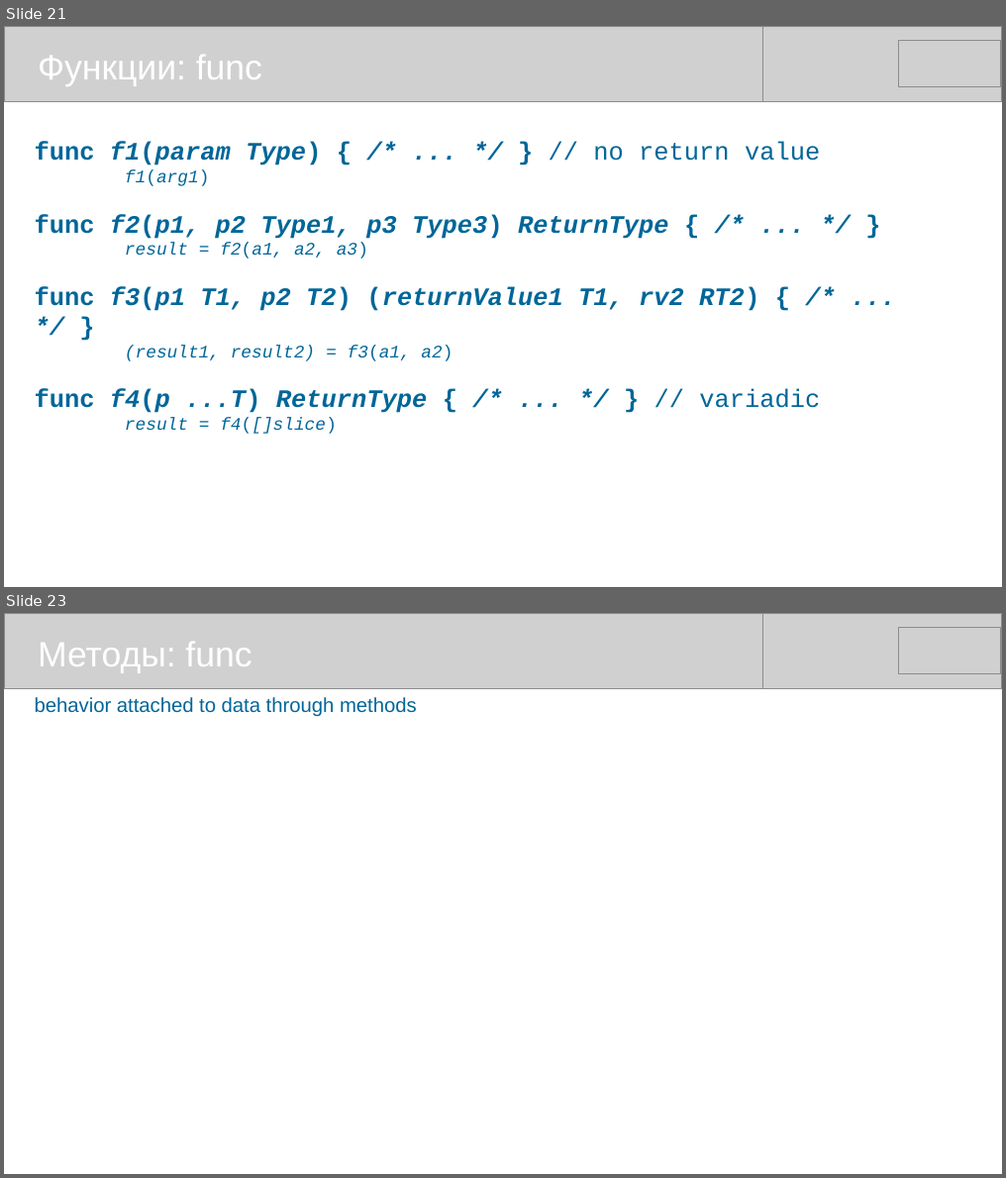
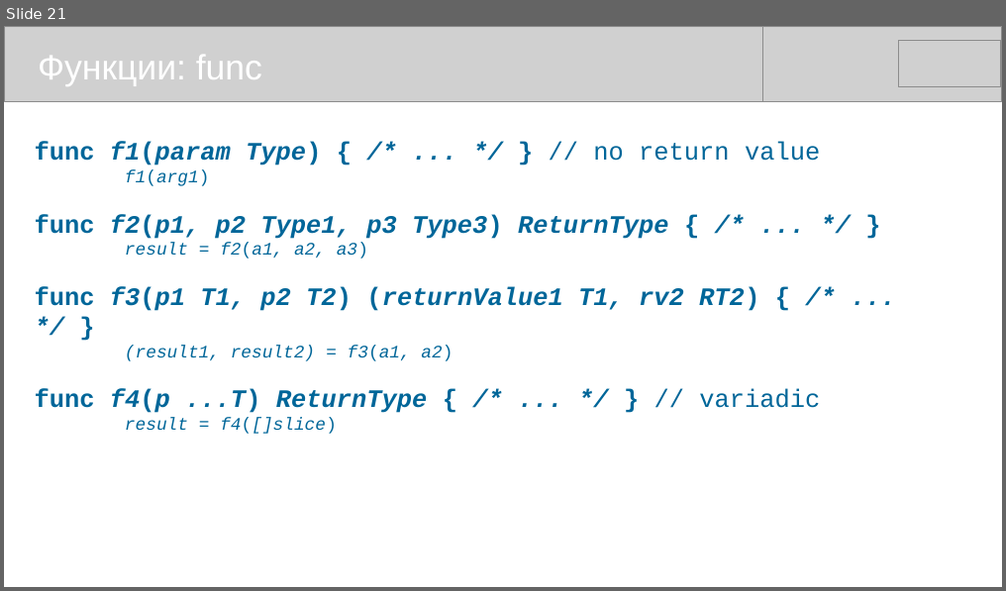
Before and after one commit to mike-shock/Go_language, a slide deck: Go_Review.odp. Shown one above the other, each under a label of ours: slides 21 and 23 before the commit, slide 21 after it; the slides between them are not shown. The pictures are 1006x1178 and 1006x591 pixels, drawn with LibreOffice and Linux fonts; fonts in the diff are those of the drawing; grey boxes stand for pictures. Boxes give left, top, right and bottom in pixels: in the first picture for what was removed or moved away, otherwise in the second. Text is boxed around its words. In the diff, an @@ line names an element or a change of style, - is before the commit and + after.

```diff
--- a/Go_Review.odp
+++ b/Go_Review.odp
@@ slide 23 removed at box(4, 613, 1002, 1174), background #FFFFFF @@
@@ picture removed at box(4, 613, 763, 688) @@
@@ text removed at box(38, 642, 252, 673) @@
-Методы: func
@@ picture removed at box(243, 613, 1002, 688) @@
@@ picture removed at box(899, 628, 1001, 674) @@
@@ text removed at box(35, 697, 417, 717) @@
-behavior attached to data through methods
```
Also in this commit, not shown: 3 slides changed, 1 slide added, 1 other file.
